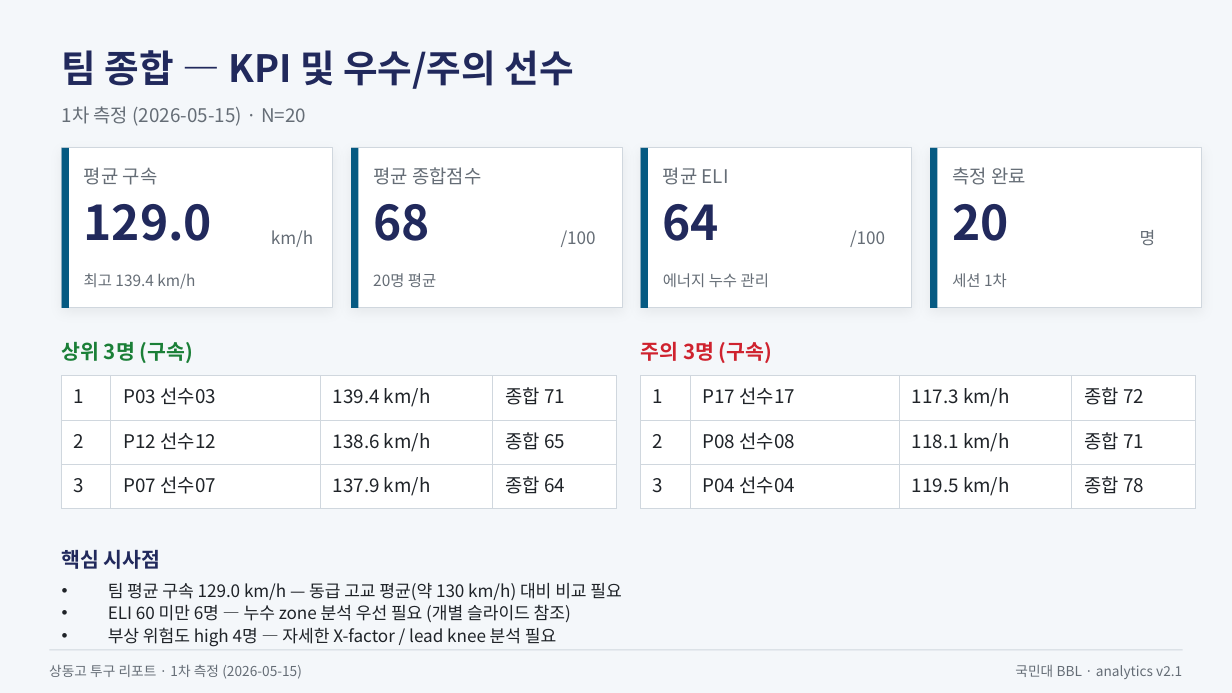
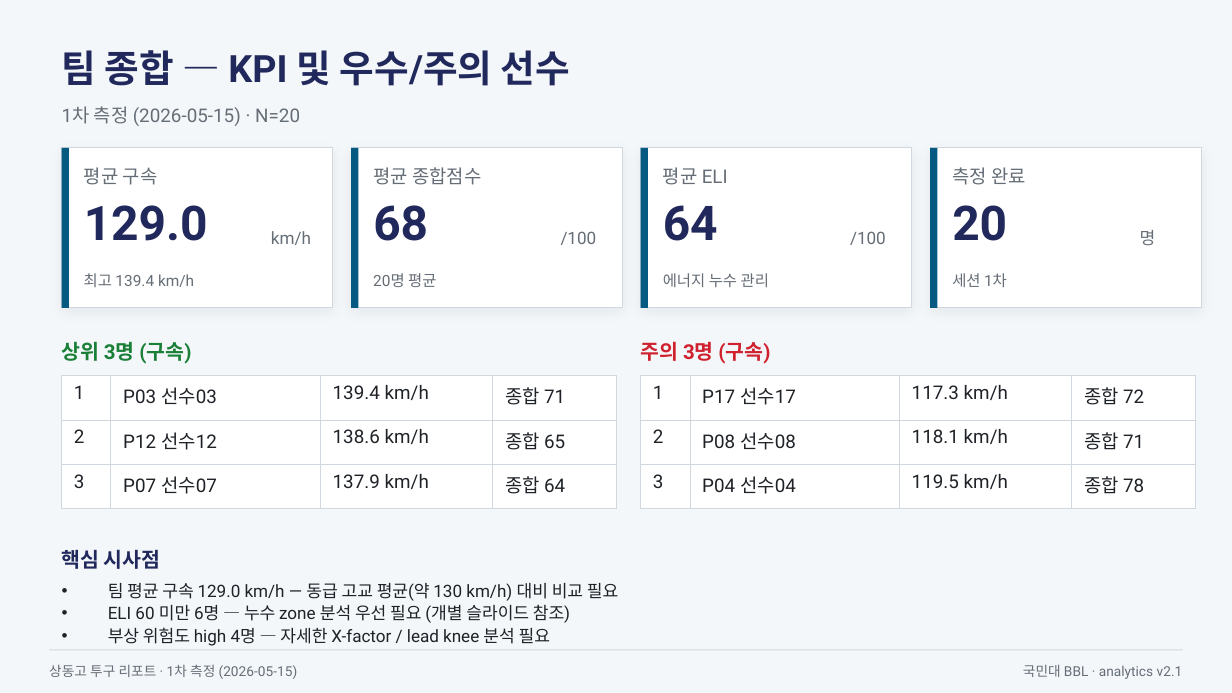
Before and after one commit to kkl0511/Dashboard_Pitching_Team, a slide deck: slide 2 of docs/코치미팅_1차_2026-05-15.pptx. Drawn at 1232x693 pixels with LibreOffice and Linux fonts; fonts in the diff are those of the drawing. Boxes give left, top, right and bottom in pixels: in the first picture for what was removed or moved away, otherwise in the second. Text is boxed around its words. In the diff, an @@ line names an element or a change of style, - is before the commit and + after.

```diff
--- a/docs/코치미팅_1차_2026-05-15.pptx
+++ b/docs/코치미팅_1차_2026-05-15.pptx
@@ table at <box>62,376,616,499</box> @@
@@ font Noto Sans CJK KR to Roboto @@
@@ table at <box>641,376,1195,499</box> @@
@@ font Noto Sans CJK KR to Roboto @@
@@ font Noto Sans CJK KR to Roboto in 18 elements at <box>62,50,570,86</box>, <box>62,106,300,126</box>, <box>84,205,208,241</box>, <box>271,231,311,245</box>, <box>84,273,194,287</box>, <box>373,205,428,241</box>, <box>561,231,597,245</box>, <box>373,273,436,287</box>, <box>663,167,728,185</box>, <box>663,205,718,241</box>, <box>850,231,886,245</box>, <box>952,205,1007,241</box>, <box>952,273,1007,287</box>, <box>62,341,191,364</box>, <box>641,341,770,364</box>, <box>108,583,618,646</box>, <box>49,664,298,679</box>, <box>1023,664,1183,679</box> @@
```
Also in this commit, not shown: 22 other slides changed, 2 other files.
